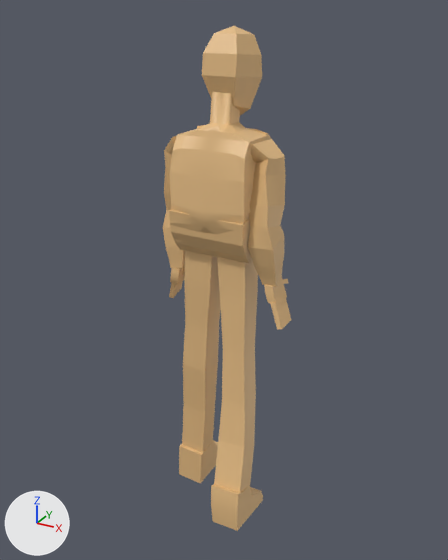
The FBX model Assets/Models/Player/jerry2.fbx, before and after one commit.
Before and after are seen from a 50 mm lens placed at (0.953, -1.789, 1.737), pointed at (0.005, -0.067, 0.876). The lights are fixed; the arrows at lower left show +X, +Y and +Z. Both versions are drawn at frame 36 of the action 'rig|Start/End Walk'; the numbers are the values there.

In view in the first picture: 'Guy'.
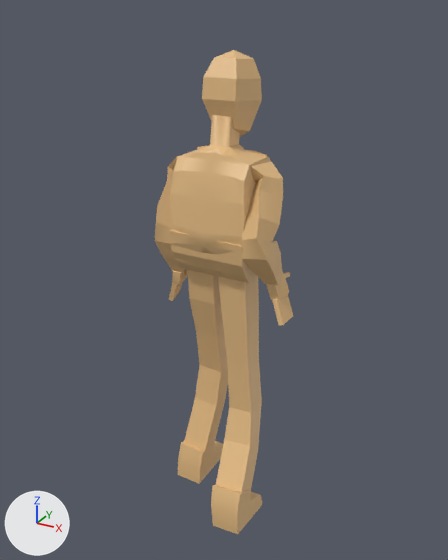
The change, as JSON lines over the scene's bpy script:
```json
{"block": "bone_def_spine", "where": "bone_def_spine = bpy.data.objects['rig'].pose.bones['DEF-spine']  # child of 'root'"}
{"op": "set", "path": "bone_def_spine.location", "old": "(0.0, 0.0, 0.0)", "new": "(0.0, -0.066, 0.019)"}
{"block": "bone_spine_fk_001", "where": "bone_spine_fk_001 = bpy.data.objects['rig'].pose.bones['spine_fk.001']  # child of 'MCH-spine.001'"}
{"op": "set", "path": "bone_spine_fk_001.location", "old": "(0.0, 0.0, 0.0)", "new": "(0.0, -0.068, 0.01)"}
{"block": "bone_def_thigh_l", "where": "bone_def_thigh_l = bpy.data.objects['rig'].pose.bones['DEF-thigh.L']  # child of 'ORG-spine'"}
{"op": "set", "path": "bone_def_thigh_l.rotation_quaternion", "old": "(1.0, 0.0, 0.0, 0.0)", "new": "(0.993, -0.119, 0.0, -0.002)", "note": "degrees (0, 0, 0) -> degrees (-14, 0, 0)"}
{"op": "set", "path": "bone_def_thigh_l.scale", "old": "(1.0, 1.0, 1.0)", "new": "(1.01, 0.99, 1.01)"}
{"block": "bone_def_shin_l", "where": "bone_def_shin_l = bpy.data.objects['rig'].pose.bones['DEF-shin.L']  # child of 'DEF-thigh.L.001'"}
{"op": "set", "path": "bone_def_shin_l.rotation_quaternion", "old": "(1.0, 0.0, 0.0, 0.0)", "new": "(0.963, 0.269, 0.0, 0.0)", "note": "degrees (0, 0, 0) -> degrees (31, 0, 0)"}
{"op": "set", "path": "bone_def_shin_l.scale", "old": "(1.0, 1.0, 1.0)", "new": "(1.0, 0.99, 1.01)"}
{"block": "bone_def_foot_l", "where": "bone_def_foot_l = bpy.data.objects['rig'].pose.bones['DEF-foot.L']  # child of 'DEF-shin.L.001'"}
{"op": "set", "path": "bone_def_foot_l.rotation_quaternion", "old": "(1.0, 0.0, 0.0, 0.0)", "new": "(0.988, -0.152, -0.009, 0.018)", "note": "degrees (0, 0, 0) -> degrees (-18, -1, 2)"}
{"op": "set", "path": "bone_def_foot_l.scale", "old": "(1.0, 1.0, 1.0)", "new": "(0.99, 0.99, 1.02)"}
{"block": "bone_def_thigh_r", "where": "bone_def_thigh_r = bpy.data.objects['rig'].pose.bones['DEF-thigh.R']  # child of 'ORG-spine'"}
{"op": "set", "path": "bone_def_thigh_r.rotation_quaternion", "old": "(0.998, 0.057, 0.0, -0.004)", "new": "(1.0, -0.002, 0.0, -0.002)", "note": "degrees (7, 0, 0) -> degrees (0, 0, 0)"}
{"block": "bone_def_shin_r", "where": "bone_def_shin_r = bpy.data.objects['rig'].pose.bones['DEF-shin.R']  # child of 'DEF-thigh.R.001'"}
{"op": "set", "path": "bone_def_shin_r.rotation_quaternion", "old": "(0.987, 0.16, 0.0, -0.013)", "new": "(0.936, 0.352, 0.001, -0.012)", "note": "degrees (18, 0, -1) -> degrees (41, 1, -1)"}
{"op": "set", "path": "bone_def_shin_r.scale", "old": "(1.18, 0.76, 1.13)", "new": "(1.19, 0.82, 1.05)"}
{"block": "bone_def_foot_r", "where": "bone_def_foot_r = bpy.data.objects['rig'].pose.bones['DEF-foot.R']  # child of 'DEF-shin.R.001'"}
{"op": "set", "path": "bone_def_foot_r.rotation_quaternion", "old": "(0.976, -0.216, 0.0, -0.001)", "new": "(0.934, -0.358, 0.01, -0.016)", "note": "degrees (-25, 0, 0) -> degrees (-42, 0, -2)"}
{"op": "set", "path": "bone_def_foot_r.scale", "old": "(0.91, 0.91, 1.2)", "new": "(0.91, 0.94, 1.19)"}
{"block": "bone_spine_fk_002", "where": "bone_spine_fk_002 = bpy.data.objects['rig'].pose.bones['spine_fk.002']  # child of 'MCH-spine.002'"}
{"op": "set", "path": "bone_spine_fk_002.location", "old": "(0.0, 0.0, 0.0)", "new": "(0.0, -0.069, -0.002)"}
{"block": "bone_def_upper_arm_l", "where": "bone_def_upper_arm_l = bpy.data.objects['rig'].pose.bones['DEF-upper_arm.L']  # child of 'ORG-shoulder.L'"}
{"op": "set", "path": "bone_def_upper_arm_l.rotation_quaternion", "old": "(0.757, -0.076, -0.012, -0.649)", "new": "(0.756, -0.373, -0.045, -0.536)", "note": "degrees (-6, -7, -81) -> degrees (-36, -28, -62)"}
{"op": "set", "path": "bone_def_upper_arm_l.scale", "old": "(0.93, 1.16, 0.93)", "new": "(0.99, 1.03, 0.99)"}
{"block": "bone_def_upper_arm_l_001", "where": "bone_def_upper_arm_l_001 = bpy.data.objects['rig'].pose.bones['DEF-upper_arm.L.001']  # child of 'DEF-upper_arm.L'"}
{"op": "set", "path": "bone_def_upper_arm_l_001.rotation_quaternion", "old": "(1.0, 0.0, 0.029, 0.0)", "new": "(0.991, 0.0, 0.137, 0.0)", "note": "degrees (0, 3, 0) -> degrees (0, 16, 0)"}
{"block": "bone_def_forearm_l", "where": "bone_def_forearm_l = bpy.data.objects['rig'].pose.bones['DEF-forearm.L']  # child of 'DEF-upper_arm.L.001'"}
{"op": "set", "path": "bone_def_forearm_l.rotation_quaternion", "old": "(0.987, -0.127, 0.02, -0.099)", "new": "(0.928, 0.292, 0.143, -0.18)", "note": "degrees (-15, 1, -12) -> degrees (32, 22, -16)"}
{"op": "set", "path": "bone_def_forearm_l.scale", "old": "(1.12, 0.79, 1.13)", "new": "(1.09, 0.86, 1.07)"}
{"block": "bone_def_hand_l", "where": "bone_def_hand_l = bpy.data.objects['rig'].pose.bones['DEF-hand.L']  # child of 'DEF-forearm.L.001'"}
{"op": "set", "path": "bone_def_hand_l.rotation_quaternion", "old": "(0.971, 0.193, -0.031, 0.139)", "new": "(0.988, -0.032, -0.017, 0.153)", "note": "degrees (22, -7, 15) -> degrees (-4, -1, 18)"}
{"op": "set", "path": "bone_def_hand_l.scale", "old": "(0.97, 1.07, 0.97)", "new": "(0.96, 1.12, 0.94)"}
{"block": "bone_def_upper_arm_r", "where": "bone_def_upper_arm_r = bpy.data.objects['rig'].pose.bones['DEF-upper_arm.R']  # child of 'ORG-shoulder.R'"}
{"op": "set", "path": "bone_def_upper_arm_r.rotation_quaternion", "old": "(0.76, -0.305, 0.01, 0.574)", "new": "(0.755, -0.478, 0.034, 0.449)", "note": "degrees (-29, 21, 68) -> degrees (-52, 29, 47)"}
{"op": "set", "path": "bone_def_upper_arm_r.scale", "old": "(0.94, 1.12, 0.94)", "new": "(0.97, 1.06, 0.97)"}
{"block": "bone_def_upper_arm_r_001", "where": "bone_def_upper_arm_r_001 = bpy.data.objects['rig'].pose.bones['DEF-upper_arm.R.001']  # child of 'DEF-upper_arm.R'"}
{"op": "set", "path": "bone_def_upper_arm_r_001.rotation_quaternion", "old": "(0.995, 0.0, -0.098, 0.0)", "new": "(0.988, 0.0, -0.157, 0.0)", "note": "degrees (0, -11, 0) -> degrees (0, -18, 0)"}
{"block": "bone_def_forearm_r", "where": "bone_def_forearm_r = bpy.data.objects['rig'].pose.bones['DEF-forearm.R']  # child of 'DEF-upper_arm.R.001'"}
{"op": "set", "path": "bone_def_forearm_r.rotation_quaternion", "old": "(0.963, 0.233, -0.098, 0.097)", "new": "(0.841, 0.486, -0.152, 0.18)", "note": "degrees (26, -14, 8) -> degrees (58, -26, 10)"}
{"op": "set", "path": "bone_def_forearm_r.scale", "old": "(1.13, 0.85, 1.06)", "new": "(1.11, 0.88, 1.03)"}
{"block": "bone_def_hand_r", "where": "bone_def_hand_r = bpy.data.objects['rig'].pose.bones['DEF-hand.R']  # child of 'DEF-forearm.R.001'"}
{"op": "set", "path": "bone_def_hand_r.rotation_quaternion", "old": "(0.98, -0.12, 0.013, -0.159)", "new": "(0.953, -0.261, -0.001, -0.155)", "note": "degrees (-14, -1, -18) -> degrees (-30, -5, -17)"}
{"op": "set", "path": "bone_def_hand_r.scale", "old": "(0.97, 1.1, 0.96)", "new": "(0.96, 1.07, 1.0)"}
```

What differs and where, as boxes (x1, y1, x2, y2) in the pictures (448 x 560 px):
```json
{"object": "Guy", "change": "posed", "before": [163, 26, 291, 531], "after": [155, 50, 293, 534], "on screen": "8% wider"}
{"bone": "DEF-spine", "before": "(215, 280) to (220, 241)", "after": "(215, 299) to (220, 260)"}
{"bone": "spine_fk.001", "before": "(223, 205) to (225, 168)", "after": "(223, 225) to (225, 189)"}
{"bone": "DEF-thigh.L", "before": "(202, 250) to (203, 312)", "after": "(202, 268) to (212, 319)"}
{"bone": "DEF-shin.L", "before": "(204, 367) to (199, 412)", "after": "(221, 363) to (207, 409)"}
{"bone": "DEF-foot.L", "before": "(194, 455) to (208, 452)", "after": "(194, 455) to (208, 451)"}
{"bone": "DEF-thigh.R", "before": "(241, 257) to (242, 336)", "after": "(240, 276) to (246, 348)"}
{"bone": "DEF-shin.R", "before": "(243, 408) to (236, 454)", "after": "(250, 412) to (240, 457)"}
{"bone": "DEF-foot.R", "before": "(229, 500) to (242, 498)", "after": "(229, 502) to (242, 502)"}
{"bone": "spine_fk.002", "before": "(223, 221) to (222, 199)", "after": "(223, 241) to (222, 219)"}
{"bone": "DEF-upper_arm.L", "before": "(179, 148) to (177, 180)", "after": "(179, 169) to (172, 197)"}
{"bone": "DEF-upper_arm.L.001", "before": "(177, 180) to (175, 211)", "after": "(172, 197) to (165, 225)"}
{"bone": "DEF-forearm.L", "before": "(175, 211) to (178, 239)", "after": "(165, 225) to (173, 247)"}
{"bone": "DEF-hand.L", "before": "(180, 266) to (174, 291)", "after": "(181, 267) to (174, 293)"}
{"bone": "DEF-upper_arm.R", "before": "(270, 159) to (266, 193)", "after": "(269, 181) to (261, 211)"}
{"bone": "DEF-upper_arm.R.001", "before": "(266, 193) to (262, 228)", "after": "(261, 211) to (253, 241)"}
{"bone": "DEF-forearm.R", "before": "(262, 228) to (267, 255)", "after": "(253, 241) to (263, 260)"}
{"bone": "DEF-hand.R", "before": "(271, 281) to (282, 322)", "after": "(273, 278) to (284, 318)"}
```
